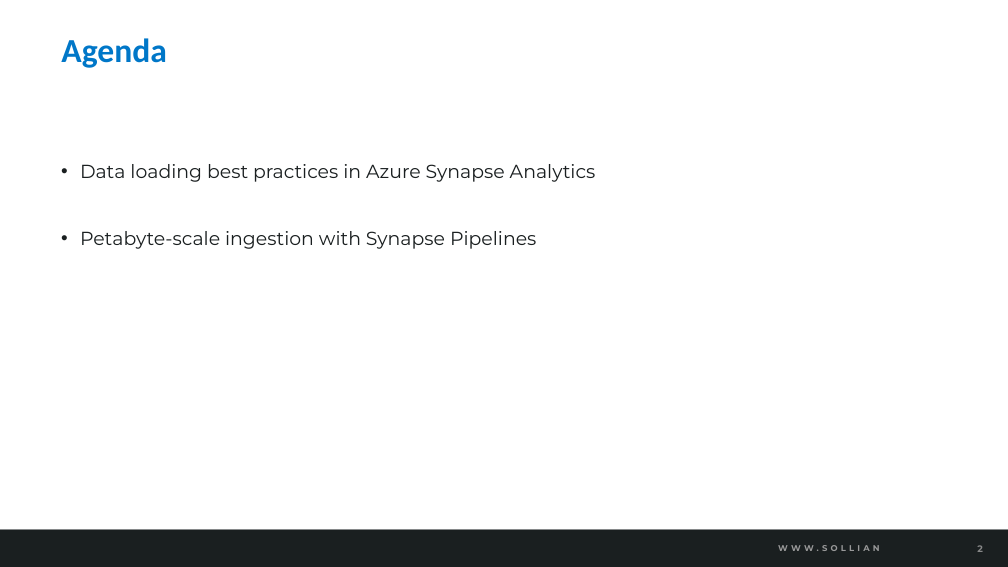
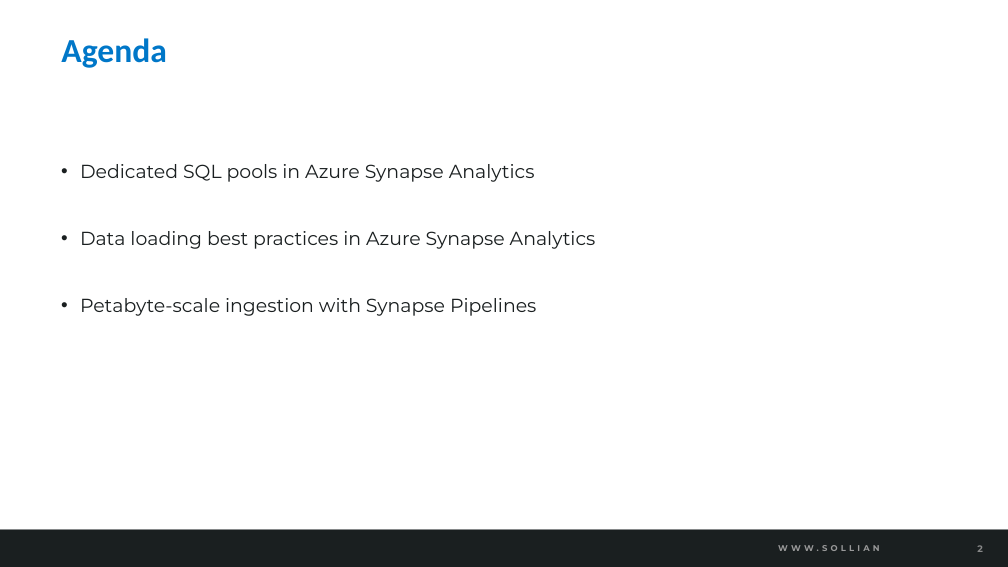
Before and after one commit to solliancenet/azure-data-engineering-conference-workshop-students, a slide deck: slide 2 of 07-Ingest and load data.pptx. Drawn at 1008x567 pixels with LibreOffice and Linux fonts; fonts in the diff are those of the drawing; background and template pictures are left out. Boxes give left, top, right and bottom in pixels: in the first picture for what was removed or moved away, otherwise in the second. Text is boxed around its words. In the diff, an @@ line names an element or a change of style, - is before the commit and + after.

```diff
--- a/07-Ingest and load data.pptx
+++ b/07-Ingest and load data.pptx
@@ text at [80,164,535,182]: paragraph added @@
+• Dedicated SQL pools in Azure Synapse Analytics
```
Also in this commit, not shown: 3 other slides changed, 8 slides added, 4 other files.
